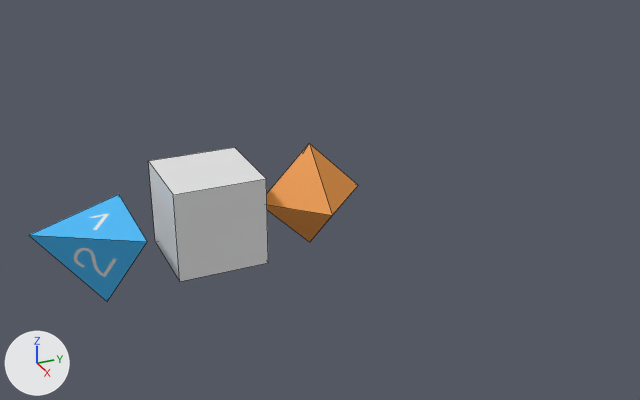
One commit to the Blender file models/dice.blend: the scene before it, then after it.
One viewpoint serves both versions: a camera (50 mm lens) standing at (6.86, -2.98, 3.35) and looking at (-0.1, 0.15, -0.13). Every picture has the same lights, and +X, +Y and +Z are marked at lower left. Mesh edges are drawn as thin lines.

Names of what the first picture shows: 'd4', 'd6', 'd8'.
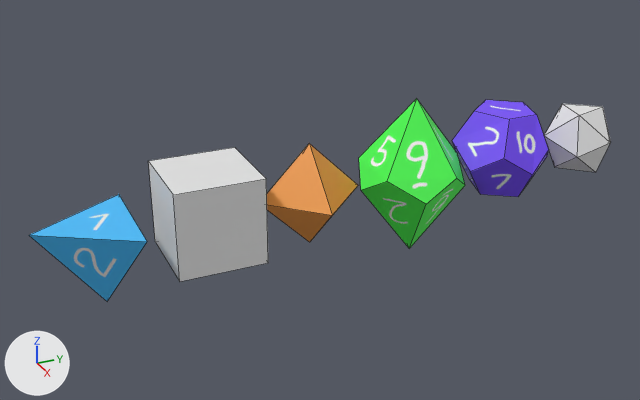
Commit message: have all the dice now

Pixel boxes (x1, y1, x2, y2) of what changed, in the pictures (640 x 400 px):
'd10', added (green)
    after: (359, 98, 465, 249)
'd12', added (blue)
    after: (452, 100, 549, 197)
'd20', added
    after: (544, 104, 611, 172)

Diff of the bpy script that builds the scene:
```diff
--- a/models/dice.blend.py
+++ b/models/dice.blend.py
@@ img_d10texture @@
+img_d10texture = load_image('d10Texture', '../Dice Roller/daes.scnassets/d10texture.png', 1024, 1024, 'sRGB')
@@ img_d12texture @@
+img_d12texture = load_image('d12texture', '../Dice Roller/daes.scnassets/d12texture.png', 1024, 1024, 'sRGB')
@@ mat_d10texture @@
+mat_d10texture = principled_material('d10Texture')
+mat_d10texture.texture = img_d10texture
@@ mat_d12texture @@
+mat_d12texture = principled_material('d12texture')
+mat_d12texture.texture = img_d12texture
@@ me_cube_005 @@
+me_cube_005.from_pydata(...)  # 12 vertices, 10 faces; spans x -0.53..0.54, y -0.57..0.5, z -0.86..0.74
+me_cube_005.materials.append(mat_d10texture)  # picture img_d10texture
@@ me_cube_006 @@
+me_cube_006.from_pydata(...)  # 20 vertices, 12 faces; spans x -0.5..0.5, y -0.5..0.5, z -0.415..0.415
+me_cube_006.materials.append(mat_d12texture)  # picture img_d12texture
@@ me_cube_007 @@
+me_cube_007.from_pydata(...)  # 12 vertices, 20 faces; spans x -0.711..0.691, y -0.762..0.729, z -0.627..0.676
@@ ob_d10 @@
+ob_d10 = bpy.data.objects.new('d10', me_cube_005)
+ob_d10.location = (-0.085, 1.142, 0.002)
@@ ob_d12 @@
+ob_d12 = bpy.data.objects.new('d12', me_cube_006)
+ob_d12.location = (-0.078, 2.171, 0.079)
@@ ob_d20 @@
+ob_d20 = bpy.data.objects.new('d20', me_cube_007)
+ob_d20.location = (-0.011, 3.087, 0.073)
+ob_d20.scale = (0.5, 0.5, 0.5)
```
